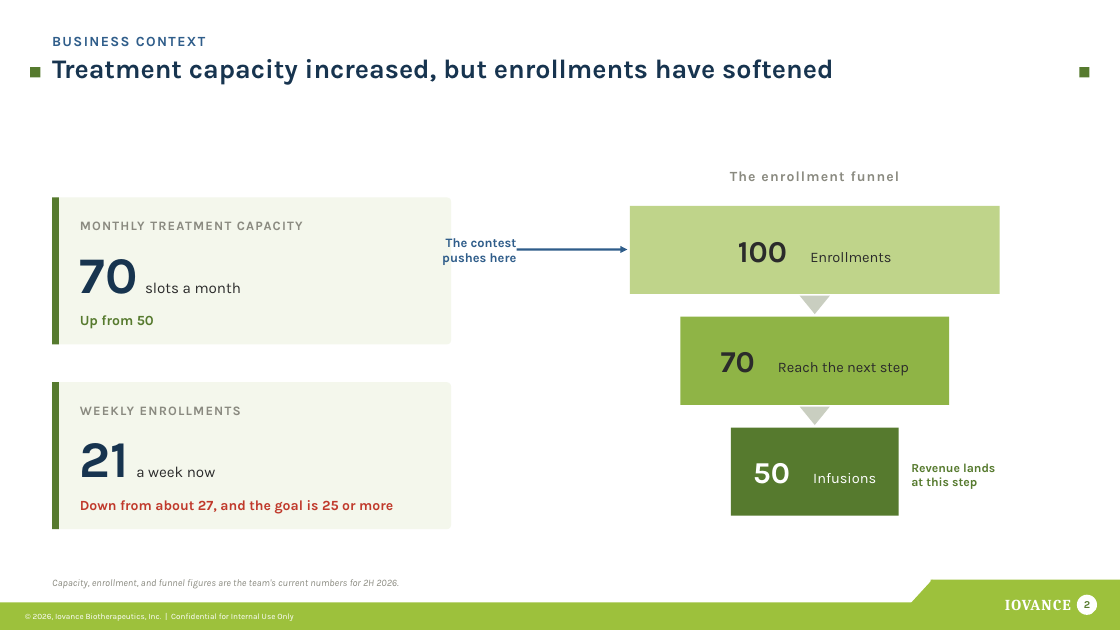
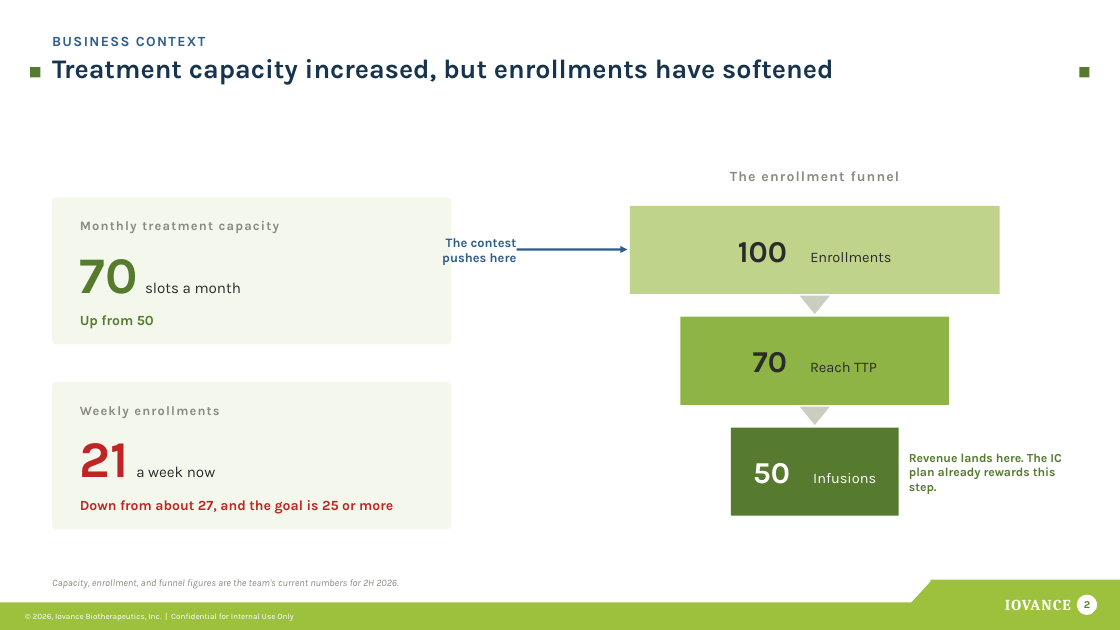
Before and after one commit to Mrnidhi/temp, a slide deck: slide 2 of 3Q Enrollment Contest - Pitch Deck_v2.pptx. Drawn at 1120x630 pixels with LibreOffice and Linux fonts; fonts in the diff are those of the drawing. Boxes give left, top, right and bottom in pixels: in the first picture for what was removed or moved away, otherwise in the second. Text is boxed around its words. In the diff, an @@ line names an element or a change of style, - is before the commit and + after.

Commit message:
Compress contest deck to 7 slides for the pitch
Cuts Design Principles and Operating Model (post-approval ops content,
not pitch material), adds the 24-territory baseline table, fixes
tier/quarter-notation/quality-prize inconsistencies, and drops the
older non-v2 build.

```diff
--- a/3Q Enrollment Contest - Pitch Deck_v2.pptx
+++ b/3Q Enrollment Contest - Pitch Deck_v2.pptx
@@ rectangle removed at (52, 197, 59, 344) @@
@@ text at (80, 221, 279, 233): text changed @@
-MONTHLY TREATMENT CAPACITY
+Monthly treatment capacity
@@ text "70 slots a month" at (80, 259, 241, 294): text colour #17344F to #567A2E in "70" @@
@@ text at (753, 352, 877, 373): text changed @@
-70 Reach the next step
+70 Reach TTP
@@ rectangle removed at (52, 382, 59, 529) @@
@@ text at (80, 406, 219, 418): text changed @@
-WEEKLY ENROLLMENTS
+Weekly enrollments
@@ text "21 a week now" at (80, 443, 215, 477): text colour #17344F to #C02525 in "21" @@
@@ text at (909, 453, 1061, 494): text changed @@
-Revenue lands
-at this step
+Revenue lands here. The IC plan already rewards this step.
@@ text "Down from about 27, and ..." at (80, 500, 393, 514): text colour #C0392B to #C02525 @@
```
Also in this commit, not shown: 5 other slides changed, 1 slide added, 4 slides removed, 4 other files.
